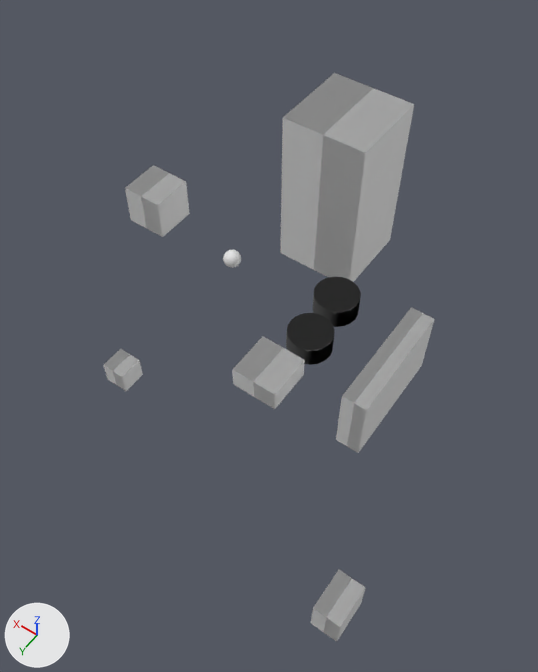
A saved change to the OBJ model resources/meshes/exported/initial_scene.obj.
The view is the same before and after, from a 50 mm camera at (-9.8, 13.7, 24.9) aimed at (0.8, -1.1, 1.6). The axes (+X, +Y, +Z) are drawn at lower left. The lights are the same throughout. Where no turn or scale is listed for an object, it has been applied to the vertices. Vertices at the same position are counted once.

Script lines for the objects in view, before the commit:
```python
me_object_0 = bpy.data.meshes.new('object_0')
me_object_0.from_pydata(...)  # a 20-sided cylinder along z spanning x -1.0..1.0, y -4.0..-2.0, z -0.5..0.5
me_object_2 = bpy.data.meshes.new('object_2')
me_object_2.from_pydata(...)  # a UV sphere (20 segments, 20 rings, poles along y) spanning x 4.6..5.4, y -4.6..-3.8, z 0.4..1.2
me_object_3 = bpy.data.meshes.new('object_3')
me_object_3.from_pydata(...)  # a box spanning x -1.0..1.0, y -1.0..1.0, z 0.5..1.5
me_object_6 = bpy.data.meshes.new('object_6')
me_object_6.from_pydata(...)  # a box spanning x 9.0..11.0, y -6.0..-4.0, z 0.0..2.0
me_object_8 = bpy.data.meshes.new('object_8')
me_object_8.from_pydata(...)  # a box spanning x 1.0..5.0, y -12.0..-8.0, z -2.0..6.0
ob_object_0 = bpy.data.objects.new('object_0', me_object_0)
ob_object_0.location = (0.0, 0.0, 0.0)
ob_object_2 = bpy.data.objects.new('object_2', me_object_2)
ob_object_2.location = (0.0, 0.0, 0.0)
ob_object_3 = bpy.data.objects.new('object_3', me_object_3)
ob_object_3.location = (0.0, 0.0, 0.0)
ob_object_6 = bpy.data.objects.new('object_6', me_object_6)
ob_object_6.location = (0.0, 0.0, 0.0)
ob_object_8 = bpy.data.objects.new('object_8', me_object_8)
ob_object_8.location = (0.0, 0.0, 0.0)
# also in view: 'object_4' at (5.0, 3.0, 0.5); 'object_5' at (-4.0, -2.0, 1.5); 'object_7' at (-7.0, 6.0, 0.7); 'object_1' at (0.0, -5.0, 0.5)
```
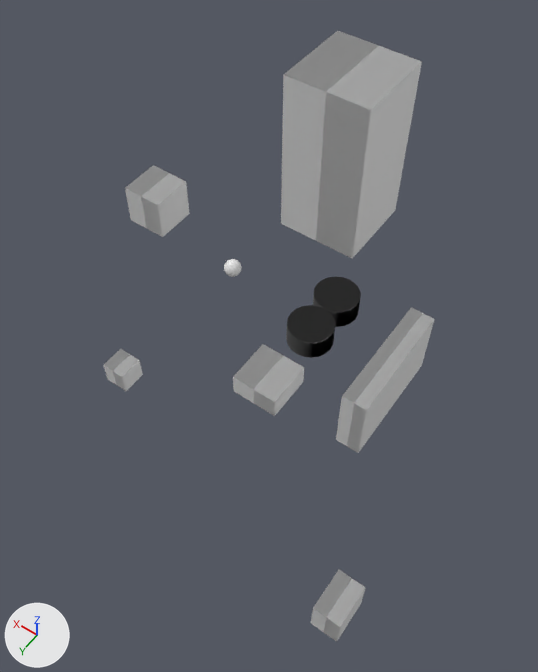
The edits, one by one:
me_object_0 has 42 vertices, 80 faces and spans x -1.0..1.0, y -4.0..-2.0, z -0.5..0.5.
me_object_0 is used by ob_object_0; location (0.0, 0.0, 0.0).
me_object_0 part 1: the whole mesh is moved by (0.0, 0.0, 0.5).
me_object_2 has 382 vertices, 760 faces and spans x 4.6..5.4, y -4.6..-3.8, z 0.4..1.2.
me_object_2 is used by ob_object_2; location (0.0, 0.0, 0.0).
me_object_2 part 2: the whole mesh is moved by (0.0, 0.0, -0.6).
me_object_3 has 8 vertices, 12 faces and spans x -1.0..1.0, y -1.0..1.0, z 0.5..1.5.
me_object_3 is used by ob_object_3; location (0.0, 0.0, 0.0).
me_object_3 part 3: the whole mesh is moved by (0.0, 0.0, -0.5).
me_object_8 has 8 vertices, 12 faces and spans x 1.0..5.0, y -12.0..-8.0, z -2.0..6.0.
me_object_8 is used by ob_object_8; location (0.0, 0.0, 0.0).
me_object_8 part 4: the whole mesh is moved by (0.0, 0.0, 2.0).

Where the change shows, as pixel boxes [x1, y1, x2, y2] in the pictures (538 x 672 px):
'object_8', mesh moved: before [280, 73, 414, 282]; after [281, 31, 422, 258]
'object_3', mesh moved: before [232, 337, 305, 409]; after [233, 344, 304, 416]
'object_0', mesh moved: before [286, 313, 335, 365]; after [286, 305, 335, 358]
'object_2', mesh moved: before [223, 250, 241, 268]; after [224, 259, 242, 277]
